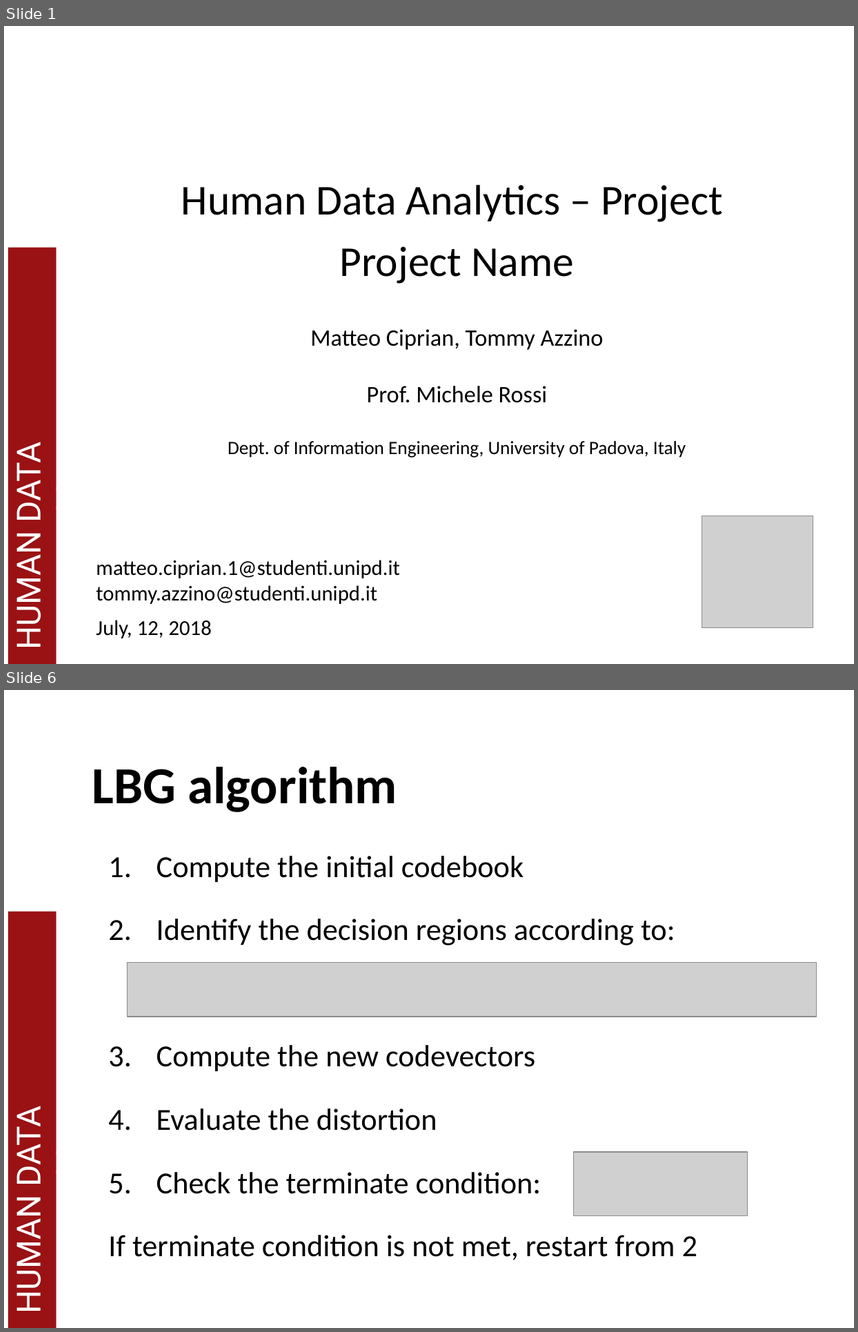
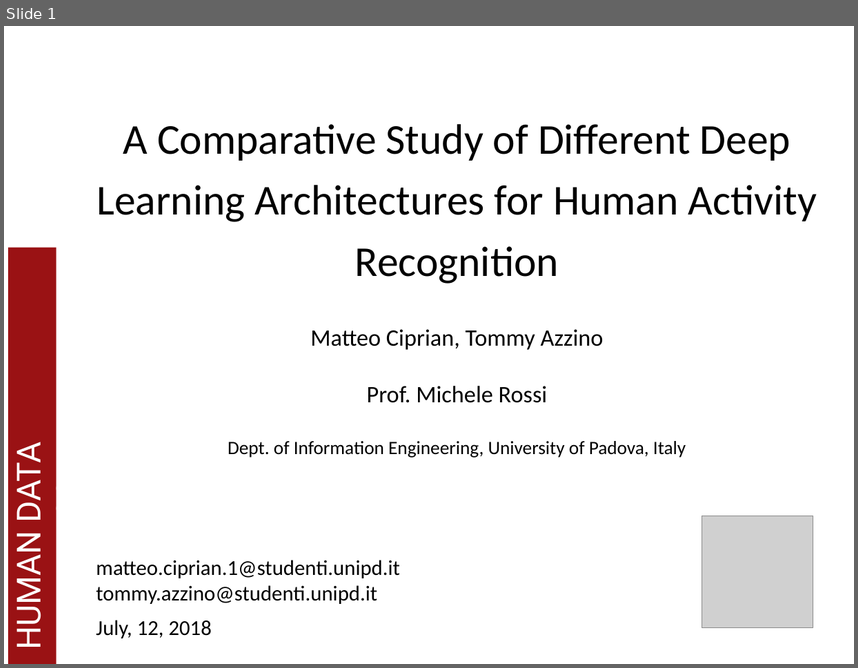
Before and after one commit to MatCip/HDA_project, a slide deck: slides_hda_project.pptx. Shown one above the other, each under a label of ours: slides 1 and 6 before the commit, slide 1 after it; the slides between them are not shown. The pictures are 858x1332 and 858x668 pixels, drawn with LibreOffice and Linux fonts; fonts in the diff are those of the drawing; grey boxes stand for pictures; background and template pictures are left out. Boxes give left, top, right and bottom in pixels: in the first picture for what was removed or moved away, otherwise in the second. Text is boxed around its words. In the diff, an @@ line names an element or a change of style, - is before the commit and + after.

```diff
--- a/slides_hda_project.pptx
+++ b/slides_hda_project.pptx
@@ slide 6 removed at [4, 690, 854, 1328], background #FFFFFF; not listed: 2 template elements that a slide beside it also shows @@
@@ title removed at [92, 767, 397, 812] @@
-LBG algorithm
@@ text removed at [108, 856, 697, 1260] @@
-1. Compute the initial codebook
-2. Identify the decision regions according to:
-3. Compute the new codevectors
-4. Evaluate the distortion
-5. Check the terminate condition:
-If terminate condition is not met, restart from 2
@@ picture removed at [128, 962, 817, 1016] @@
@@ picture removed at [573, 1152, 747, 1215] @@
@@ slide 1 changed as well @@
@@ title at [96, 124, 817, 283]: text changed @@
-Human Data Analytics – Project
-Project Name
+A Comparative Study of Different Deep Learning Architectures for Human Activity Recognition
```
Also in this commit, not shown: 2 other slides changed, 15 slides added, 11 other slides removed, 2 other files.
